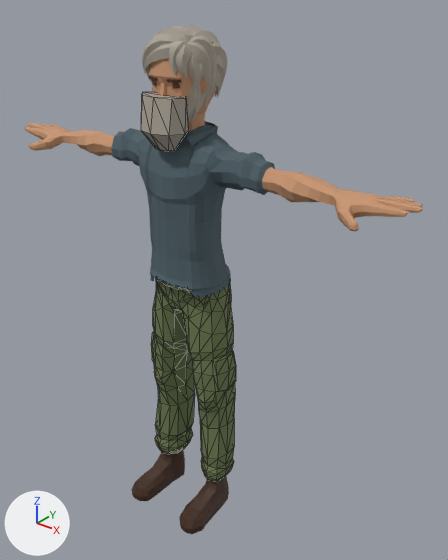
An edit to the glTF model public/assets/models/char_npc_silas_a.glb, drawn before and after from the same camera.
Camera for both pictures: a 50 mm camera at (1.453, -1.669, 2.086) aimed at (0.102, 0.02, 1.039). Lighting does not change. The marker at lower left points along +X, +Y and +Z. The older version comes first. Mesh edges are drawn as thin lines on the coarser meshes. Objects named as collision shapes, trigger or cutter boxes, shadow casters or lower levels of detail are left out. Where no turn or scale is listed for an object, it has been applied to the vertices.

The first picture shows 'char_npc_silas_a_Adventurer_Body_LOD0', 'char_npc_silas_a_Adventurer_Feet_LOD0', 'char_npc_silas_a_Adventurer_Head_LOD0', 'char_npc_silas_a_Adventurer_Legs_LOD0', 'char_npc_silas_a_beard_LOD0'.
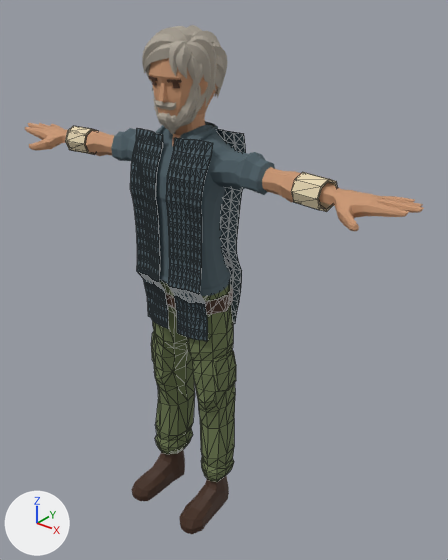
The change, as a list of edits to the scene's bpy script:
```text
Add mat_canvas_cream_01:
    mat_canvas_cream_01 = bpy.data.materials.new('canvas_cream_01')
    mat_canvas_cream_01.use_nodes = True; mat_canvas_cream_01.node_tree.nodes.clear()
    _N = mat_canvas_cream_01.node_tree.nodes; _L = mat_canvas_cream_01.node_tree.links
    n0 = _N.new('ShaderNodeBsdfPrincipled'); n0.name = 'Principled BSDF'
    n0.inputs[2].default_value = 0.9  # 'Roughness'
    n1 = _N.new('ShaderNodeOutputMaterial'); n1.name = 'Material Output'
    n2 = _N.new('ShaderNodeVertexColor'); n2.name = 'Color Attribute'
    _L.new(n0.outputs[0], n1.inputs[0])  # 'BSDF' to 'Surface'
    _L.new(n2.outputs[0], n0.inputs[0])  # 'Color' to 'Base Color'
Remove ob_char_npc_silas_a_beard_lod0:
    ob_char_npc_silas_a_beard_lod0 = bpy.data.objects.new('char_npc_silas_a_beard_LOD0', me_char_npc_silas_a_beard_mesh)
Add ob_char_npc_silas_a_cuff_right_lod0:
    ob_char_npc_silas_a_cuff_right_lod0 = bpy.data.objects.new('char_npc_silas_a_cuff_right_LOD0', me_char_npc_silas_a_cuff_right_mesh)  # 32 vertices, 64 faces; spans x -0.5904..-0.4795, y -0.1395..-0.0247, z 1.4521..1.5553
    ob_char_npc_silas_a_cuff_right_lod0.location = (0.0, 0.0, 0.001)
Add ob_char_npc_silas_a_cuff_left_lod0:
    ob_char_npc_silas_a_cuff_left_lod0 = bpy.data.objects.new('char_npc_silas_a_cuff_left_LOD0', me_char_npc_silas_a_cuff_left_mesh)  # 32 vertices, 64 faces; spans x 0.4795..0.5904, y -0.1395..-0.0247, z 1.4521..1.5553
    ob_char_npc_silas_a_cuff_left_lod0.location = (0.0, 0.0, 0.001)
Add ob_char_npc_silas_a_coat_right_lod0:
    ob_char_npc_silas_a_coat_right_lod0 = bpy.data.objects.new('char_npc_silas_a_coat_right_LOD0', me_char_npc_silas_a_coat_right_mesh)  # 342 vertices, 680 faces; spans x -0.174..-0.025, y -0.211..-0.126, z 0.861..1.607
    ob_char_npc_silas_a_coat_right_lod0.location = (0.0, 0.0, 0.001)
Add ob_char_npc_silas_a_coat_left_lod0:
    ob_char_npc_silas_a_coat_left_lod0 = bpy.data.objects.new('char_npc_silas_a_coat_left_LOD0', me_char_npc_silas_a_coat_left_mesh)  # 342 vertices, 680 faces; spans x 0.025..0.174, y -0.211..-0.126, z 0.861..1.607
    ob_char_npc_silas_a_coat_left_lod0.location = (0.0, 0.0, 0.001)
Add ob_char_npc_silas_a_coat_back_lod0:
    ob_char_npc_silas_a_coat_back_lod0 = bpy.data.objects.new('char_npc_silas_a_coat_back_LOD0', me_char_npc_silas_a_coat_back_mesh)  # 342 vertices, 680 faces; spans x -0.174..0.174, y 0.021..0.083, z 0.861..1.607
    ob_char_npc_silas_a_coat_back_lod0.location = (0.0, 0.0, 0.001)
Add ob_char_npc_silas_a_belt_lod0:
    ob_char_npc_silas_a_belt_lod0 = bpy.data.objects.new('char_npc_silas_a_belt_LOD0', me_char_npc_silas_a_belt_mesh)  # 48 vertices, 96 faces; spans x -0.176..0.176, y -0.174..0.071, z 0.958..1.01
    ob_char_npc_silas_a_belt_lod0.location = (0.0, 0.0, 0.001)
```

Boxes (x1, y1, x2, y2) around the edits, measured in the pictures (448 x 560 px):
'char_npc_silas_a_coat_left_LOD0', added
    after: (166, 138, 213, 341)
'char_npc_silas_a_coat_right_LOD0', added
    after: (130, 128, 169, 329)
'char_npc_silas_a_beard_LOD0', deleted
    before: (141, 92, 188, 151)
'char_npc_silas_a_coat_back_LOD0', added
    after: (217, 129, 246, 324)
'char_npc_silas_a_cuff_left_LOD0', added (beige)
    after: (291, 172, 337, 212)
'char_npc_silas_a_cuff_right_LOD0', added (beige)
    after: (65, 126, 97, 155)
'char_npc_silas_a_belt_LOD0', added
    after: (165, 286, 233, 315)
